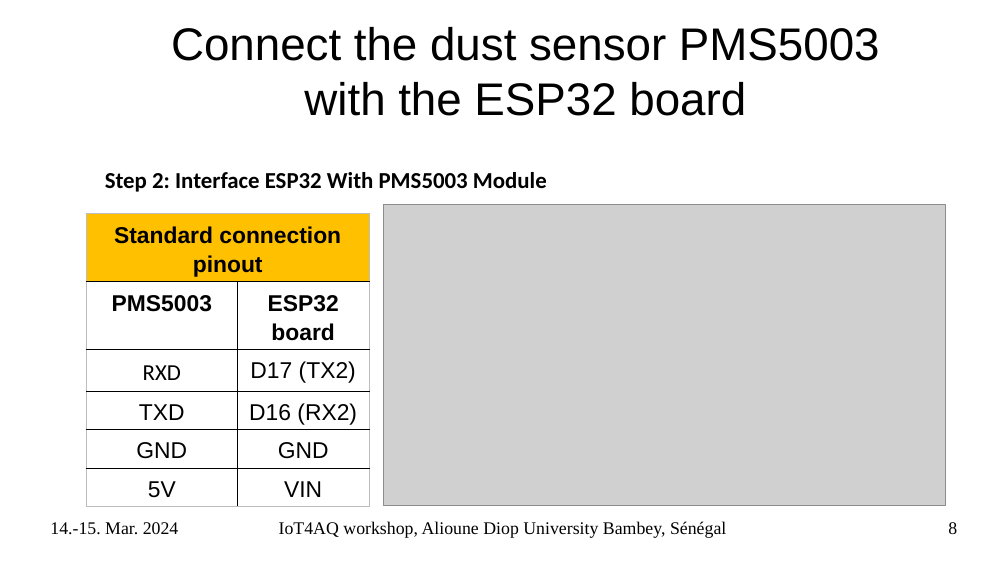
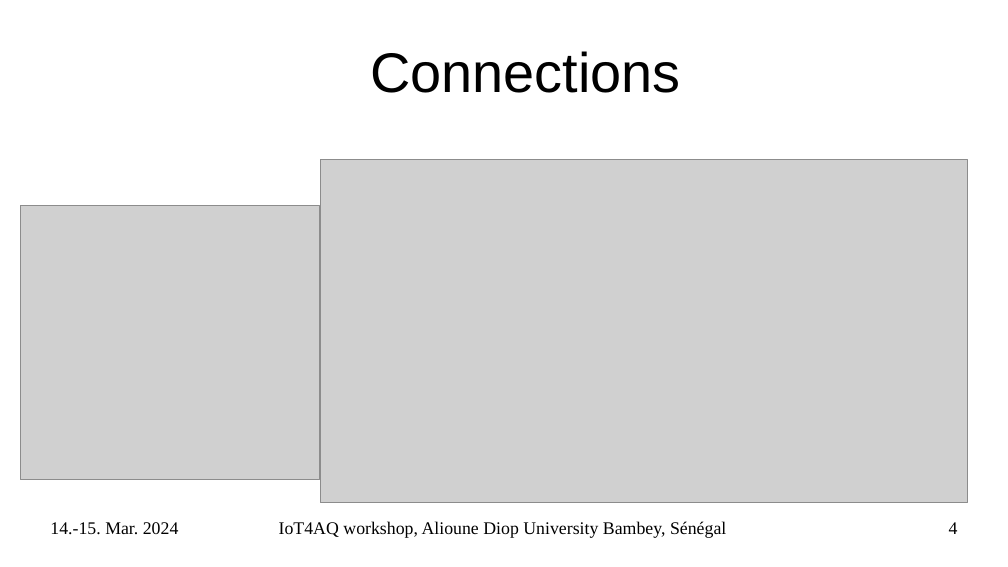
Before and after one commit to uraich/IoT4AQ, a slide deck: slide 4 of workshop/slides/IoT4AQ_PMS5003.pptx (slide 8 before the commit). Drawn at 1008x567 pixels with LibreOffice and Linux fonts; fonts in the diff are those of the drawing; grey boxes stand for pictures; background and template pictures are left out. Boxes give left, top, right and bottom in pixels: in the first picture for what was removed or moved away, otherwise in the second. Text is boxed around its words. In the diff, an @@ line names an element or a change of style, - is before the commit and + after.

```diff
--- a/workshop/slides/IoT4AQ_PMS5003.pptx
+++ b/workshop/slides/IoT4AQ_PMS5003.pptx
@@ title at [370,51,680,93]: text changed; size 36 to 44 pt @@
-Connect the dust sensor PMS5003 with the ESP32 board
+Connections
@@ text removed at [105,172,547,192] @@
-Step 2: Interface ESP32 With PMS5003 Module
@@ picture: place and size @@
-picture at [384,204,946,505]
+picture at [320,160,968,503]
@@ picture added at [20,206,320,480] @@
@@ table removed at [86,214,369,502], 6 rows, 2 columns @@
-Standard connection pinout | 
-PMS5003 | ESP32 board
-RXD | D17 (TX2)
-TXD | D16 (RX2)
-GND | GND
-5V | VIN
@@ page number at [949,522,958,534]: text changed @@
-8
+4
```
Also in this commit, not shown: 3 other slides changed, 6 slides added, 5 slides removed, 13 other files.
